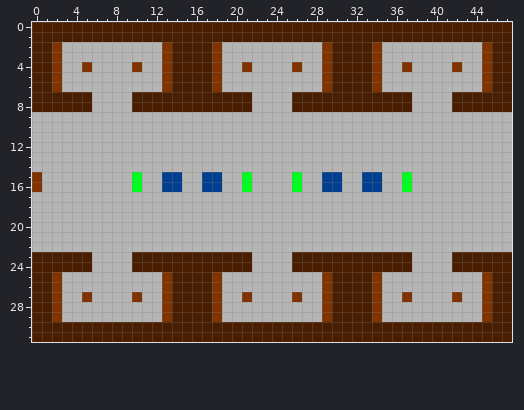
Edited in one commit: pixel-art sprite (resrc/map6.png). Above, as it was before the edit.
The file is 48x32 pixels. Colours within 5 levels of each other are drawn and written as one.
The same view after the edit:
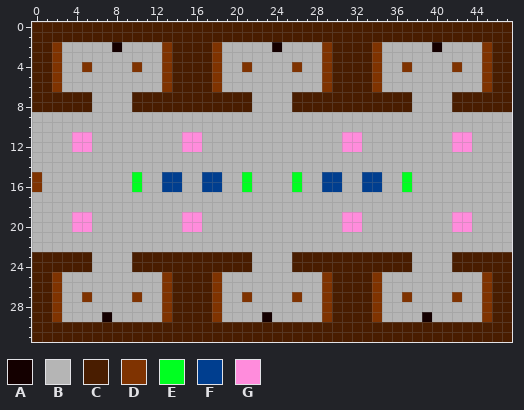
Palette (. is transparent): A #140000  B #b5b5b5  C #491d00  D #7f3301  E #00ff21  F #003e8f  G #ff8cdc
From old to new:
{"y":2,"x":8,"old":"B","new":"A"}
{"y":2,"x":24,"old":"B","new":"A"}
{"y":2,"x":40,"old":"B","new":"A"}
{"y":11,"x":4,"old":"BB","new":"GG"}
{"y":11,"x":15,"old":"BB","new":"GG"}
{"y":11,"x":31,"old":"BB","new":"GG"}
{"y":11,"x":42,"old":"BB","new":"GG"}
{"y":12,"x":4,"old":"BB","new":"GG"}
{"y":12,"x":15,"old":"BB","new":"GG"}
{"y":12,"x":31,"old":"BB","new":"GG"}
{"y":12,"x":42,"old":"BB","new":"GG"}
{"y":19,"x":4,"old":"BB","new":"GG"}
{"y":19,"x":15,"old":"BB","new":"GG"}
{"y":19,"x":31,"old":"BB","new":"GG"}
{"y":19,"x":42,"old":"BB","new":"GG"}
{"y":20,"x":4,"old":"BB","new":"GG"}
{"y":20,"x":15,"old":"BB","new":"GG"}
{"y":20,"x":31,"old":"BB","new":"GG"}
{"y":20,"x":42,"old":"BB","new":"GG"}
{"y":29,"x":7,"old":"B","new":"A"}
{"y":29,"x":23,"old":"B","new":"A"}
{"y":29,"x":39,"old":"B","new":"A"}
